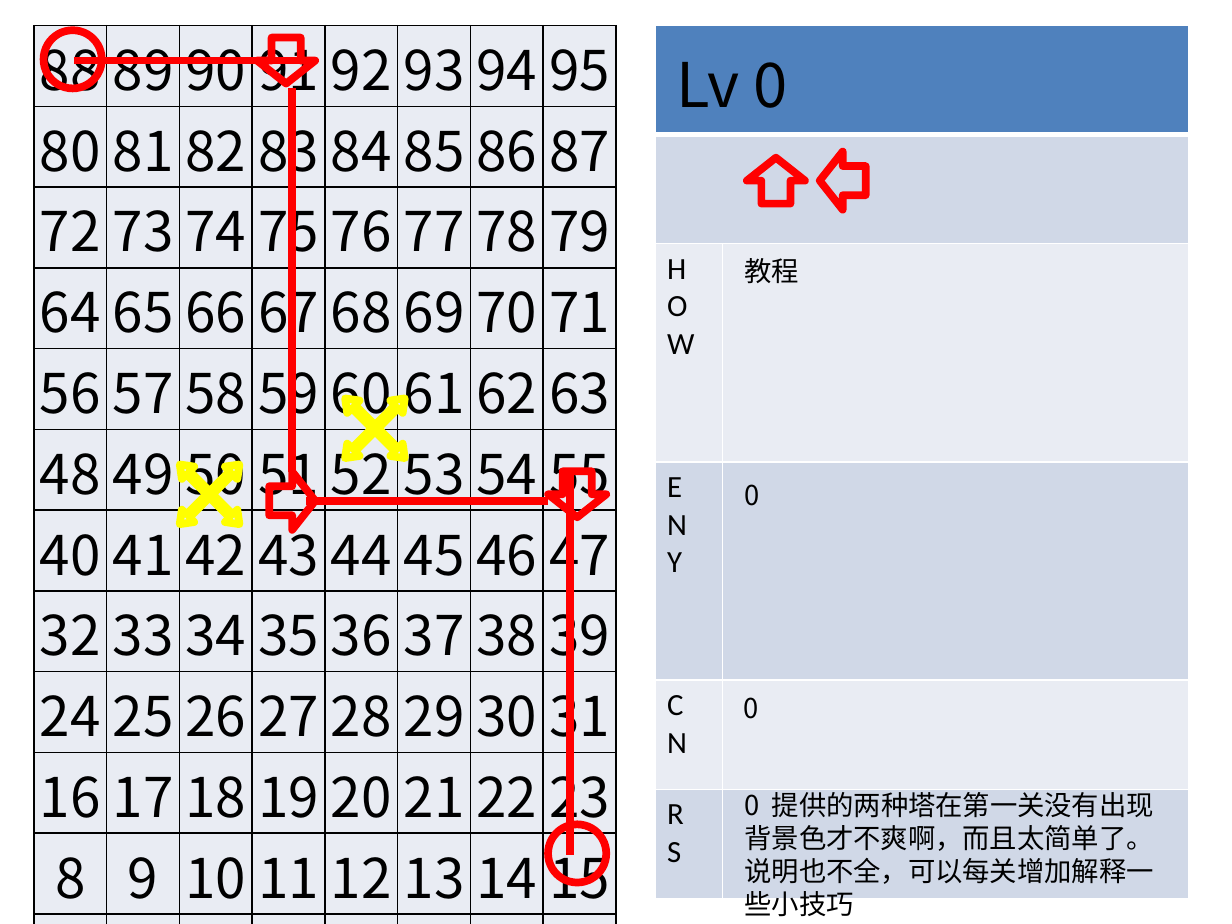
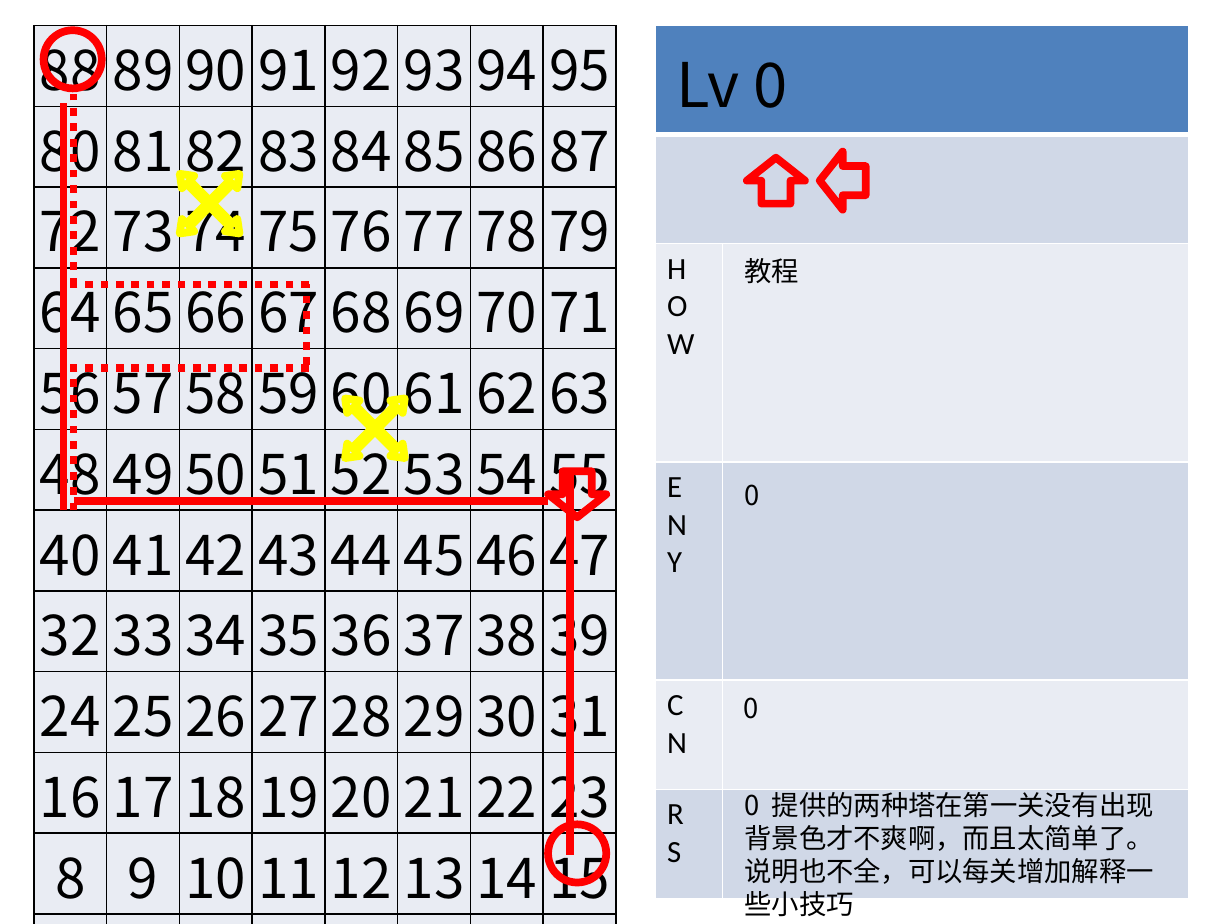
Before and after one commit to Crasader/ColorDefence, a slide deck: slide 3 of LEVELS.pptx. Drawn at 1232x924 pixels with LibreOffice and Linux fonts; fonts in the diff are those of the drawing. Boxes give left, top, right and bottom in pixels: in the first picture for what was removed or moved away, otherwise in the second. Text is boxed around its words. In the diff, an @@ line names an element or a change of style, - is before the commit and + after.

```diff
--- a/LEVELS.pptx
+++ b/LEVELS.pptx
@@ right arrow removed at <box>257,38,315,84</box> @@
@@ line removed from (315, 60) to (74, 60) @@
@@ line moved from (292, 472) - (292, 89) to (63, 510) - (63, 102) @@
@@ line added from (74, 286) to (74, 94), #FF0000 4.5 pt dashed @@
@@ quad arrow: place and size @@
-quad arrow at <box>150,435,270,555</box>
+quad arrow at <box>150,144,270,264</box>
@@ line added from (309, 285) to (67, 285), #FF0000 4.5 pt dashed @@
@@ line added from (307, 365) to (307, 285), #FF0000 4.5 pt dashed @@
@@ line added from (309, 368) to (67, 368), #FF0000 4.5 pt dashed @@
@@ line added from (74, 510) to (74, 368), #FF0000 4.5 pt dashed @@
@@ right arrow removed at <box>270,472,315,530</box> @@
@@ line moved from (548, 500) - (307, 500) to (548, 500) - (74, 500) @@
```
Also in this commit, not shown: 19 other files.
